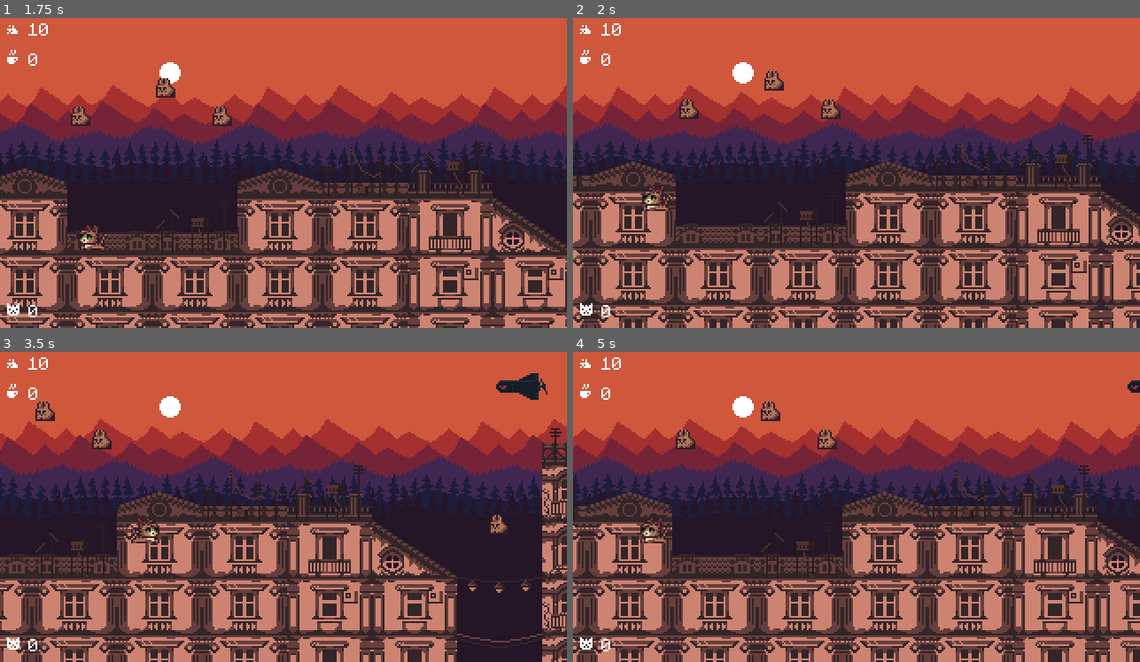
Above: before the commit, frames 1-4 (two rows, left to right).
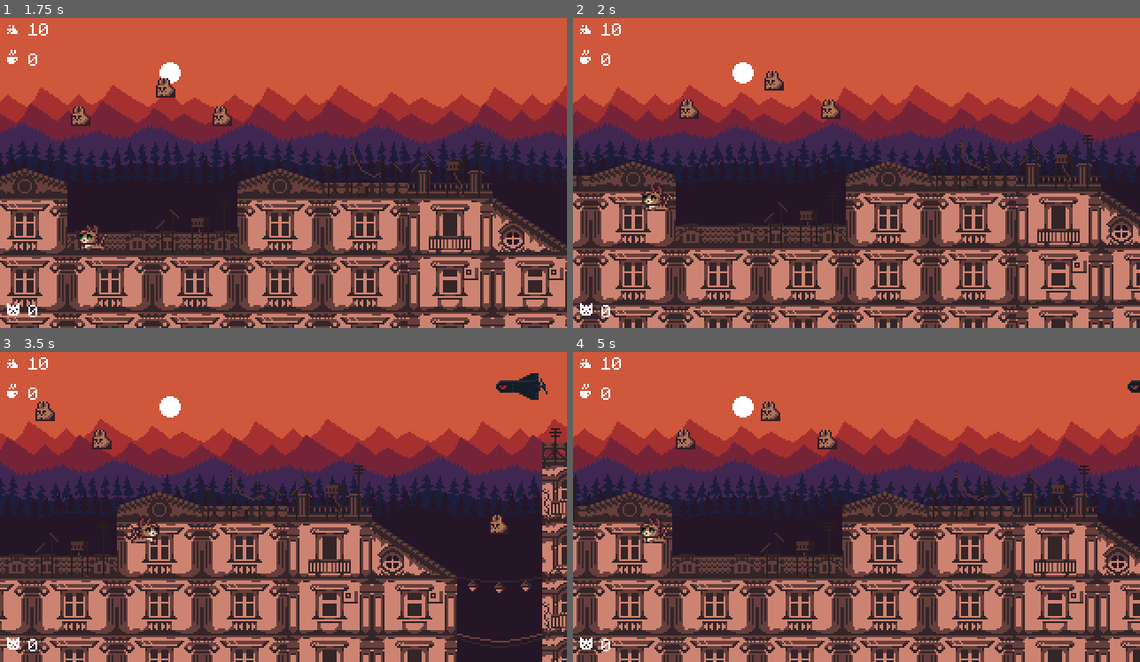
Above: after the commit, the same moments.

Repository: darkgraycat/marcy-runner-gd
Game: Godot game, scene res://scenes/main/main.tscn
The game is run twice, just before and just after one commit, with the same random seed, the same clock (stepped at 60 frames per second) and the same inputs.
Inputs:
- Up to frame 1 (1.75 s): hold W (move_right) 0.53-1.28 s; hold Space (jump) 0.53-1.28 s; hold Q (move_left) from 1.28 s (still down); tap Space (jump) at 1.35, 1.52 s
- Up to frame 2 (2 s): keep holding Q (move_left); tap Space (jump) at 1.82 s
- Up to frame 3 (3.5 s): release Q (move_left) at 2.03 s; hold Space (jump) 2.03-2.78 s; hold W (move_right) from 2.03 s (still down); tap Space (jump) at 2.85, 3.02, 3.32 s
- Up to frame 4 (5 s): release W (move_right) at 3.53 s; hold Space (jump) 3.53-4.28 s; hold Q (move_left) from 3.53 s (still down); tap Space (jump) at 4.35, 4.52, 4.82 s

Frame 1 is identical in both runs. In frame 2, less than 0.1% of the frame differs, in the area x 12-16%, y 54-63%; in frame 3, less than 0.1%; in frame 4, less than 0.1%, in the area x 11-16%, y 53-62%.

Commit message:
: migrate player to animation_player usage

Diff:
--- a/scenes/entities/player/player.gd
+++ b/scenes/entities/player/player.gd
@@ -1,8 +1,9 @@
 class_name Player extends CharacterBody2D
 
-@onready var effect_reciever: EffectReciever = %EffectReciever
-@onready var animated_sprite_2d: AnimatedSprite2D = %AnimatedSprite2D
-@onready var movement: Movement = %Movement
+@onready var sprite_2d: Sprite2D = $Sprite2D
+@onready var animation_player: AnimationPlayer = $AnimationPlayer
+@onready var movement: Movement = $Movement
+@onready var effect_reciever: EffectReciever = $EffectReciever
 
 var input_move: float = 0.0
 var input_jump: bool = false
@@ -32,12 +33,12 @@
 			velocity.y /= 2
 
 	if input_move:
-		animated_sprite_2d.flip_h = input_move < 0
+		sprite_2d.flip_h = input_move < 0
 
 	var next_state := get_current_state()
 	if current_state != next_state:
 		current_state = next_state
-		animated_sprite_2d.play(next_state)
+		animation_player.play(next_state)
 
 	Events.emit_debug_message("%v" % velocity, 1)
 
--- a/scenes/entities/player/player.tscn
+++ b/scenes/entities/player/player.tscn
@@ -6,104 +6,100 @@
 [ext_resource type="Script" uid="uid://dog1hf54j6bcp" path="res://scenes/components/movement/movement.gd" id="4_nh4ur"]
 [ext_resource type="PackedScene" uid="uid://bnssyl4v6wjh8" path="res://scenes/ui/debug_label.tscn" id="5_bjvvg"]
 
-[sub_resource type="AtlasTexture" id="AtlasTexture_kretj"]
-atlas = ExtResource("1_ag6t7")
-region = Rect2(0, 0, 16, 16)
+[sub_resource type="Animation" id="Animation_bjvvg"]
+resource_name = "idle"
+length = 1.00001
+loop_mode = 1
+step = 0.1
+tracks/0/type = "value"
+tracks/0/imported = false
+tracks/0/enabled = true
+tracks/0/path = NodePath("Sprite2D:frame")
+tracks/0/interp = 1
+tracks/0/loop_wrap = true
+tracks/0/keys = {
+"times": PackedFloat32Array(0, 0.2, 0.4, 0.7, 0.8, 0.9),
+"transitions": PackedFloat32Array(1, 1, 1, 1, 1, 1),
+"update": 1,
+"values": [0, 1, 0, 3, 4, 3]
+}
 
-[sub_resource type="AtlasTexture" id="AtlasTexture_5id4m"]
-atlas = ExtResource("1_ag6t7")
-region = Rect2(48, 0, 16, 16)
+[sub_resource type="Animation" id="Animation_8akj5"]
+length = 0.001
+tracks/0/type = "value"
+tracks/0/imported = false
+tracks/0/enabled = true
+tracks/0/path = NodePath("Sprite2D:frame")
+tracks/0/interp = 1
+tracks/0/loop_wrap = true
+tracks/0/keys = {
+"times": PackedFloat32Array(0),
+"transitions": PackedFloat32Array(1),
+"update": 1,
+"values": [0]
+}
 
-[sub_resource type="AtlasTexture" id="AtlasTexture_tqv58"]
-atlas = ExtResource("1_ag6t7")
-region = Rect2(64, 0, 16, 16)
+[sub_resource type="Animation" id="Animation_bj7e2"]
+resource_name = "run"
+length = 0.333342
+loop_mode = 1
+step = 0.0833333
+tracks/0/type = "value"
+tracks/0/imported = false
+tracks/0/enabled = true
+tracks/0/path = NodePath("Sprite2D:frame")
+tracks/0/interp = 1
+tracks/0/loop_wrap = true
+tracks/0/keys = {
+"times": PackedFloat32Array(0, 0.166667, 0.25),
+"transitions": PackedFloat32Array(1, 1, 1),
+"update": 1,
+"values": [9, 10, 8]
+}
 
-[sub_resource type="AtlasTexture" id="AtlasTexture_06kar"]
-atlas = ExtResource("1_ag6t7")
-region = Rect2(64, 0, 16, 16)
+[sub_resource type="Animation" id="Animation_1murt"]
+resource_name = "walk"
+length = 0.333342
+loop_mode = 1
+step = 0.0833333
+tracks/0/type = "value"
+tracks/0/imported = false
+tracks/0/enabled = true
+tracks/0/path = NodePath("Sprite2D:frame")
+tracks/0/interp = 1
+tracks/0/loop_wrap = true
+tracks/0/keys = {
+"times": PackedFloat32Array(0, 0.166667, 0.25),
+"transitions": PackedFloat32Array(1, 1, 1),
+"update": 1,
+"values": [6, 7, 5]
+}
 
-[sub_resource type="AtlasTexture" id="AtlasTexture_hs0fb"]
-atlas = ExtResource("1_ag6t7")
-region = Rect2(144, 0, 16, 16)
+[sub_resource type="Animation" id="Animation_5sj0x"]
+resource_name = "jump"
+length = 0.666675
+step = 0.0833333
+tracks/0/type = "value"
+tracks/0/imported = false
+tracks/0/enabled = true
+tracks/0/path = NodePath("Sprite2D:frame")
+tracks/0/interp = 1
+tracks/0/loop_wrap = true
+tracks/0/keys = {
+"times": PackedFloat32Array(0, 0.0833333, 0.166667),
+"transitions": PackedFloat32Array(1, 1, 1),
+"update": 1,
+"values": [4, 6, 9]
+}
 
-[sub_resource type="AtlasTexture" id="AtlasTexture_kwxey"]
-atlas = ExtResource("1_ag6t7")
-region = Rect2(160, 0, 16, 16)
-
-[sub_resource type="AtlasTexture" id="AtlasTexture_2s8u8"]
-atlas = ExtResource("1_ag6t7")
-region = Rect2(128, 0, 16, 16)
-
-[sub_resource type="AtlasTexture" id="AtlasTexture_7atci"]
-atlas = ExtResource("1_ag6t7")
-region = Rect2(96, 0, 16, 16)
-
-[sub_resource type="AtlasTexture" id="AtlasTexture_c573s"]
-atlas = ExtResource("1_ag6t7")
-region = Rect2(112, 0, 16, 16)
-
-[sub_resource type="AtlasTexture" id="AtlasTexture_v5hqu"]
-atlas = ExtResource("1_ag6t7")
-region = Rect2(80, 0, 16, 16)
-
-[sub_resource type="SpriteFrames" id="SpriteFrames_lh8pf"]
-animations = [{
-"frames": [{
-"duration": 8.0,
-"texture": SubResource("AtlasTexture_kretj")
-}, {
-"duration": 1.0,
-"texture": SubResource("AtlasTexture_5id4m")
-}, {
-"duration": 1.0,
-"texture": SubResource("AtlasTexture_tqv58")
-}, {
-"duration": 1.0,
-"texture": SubResource("AtlasTexture_5id4m")
-}],
-"loop": true,
-"name": &"idle",
-"speed": 10.0
-}, {
-"frames": [{
-"duration": 1.0,
-"texture": SubResource("AtlasTexture_06kar")
-}, {
-"duration": 8.0,
-"texture": SubResource("AtlasTexture_hs0fb")
-}],
-"loop": false,
-"name": &"jump",
-"speed": 12.0
-}, {
-"frames": [{
-"duration": 2.0,
-"texture": SubResource("AtlasTexture_hs0fb")
-}, {
-"duration": 1.0,
-"texture": SubResource("AtlasTexture_kwxey")
-}, {
-"duration": 1.0,
-"texture": SubResource("AtlasTexture_2s8u8")
-}],
-"loop": true,
-"name": &"run",
-"speed": 12.0
-}, {
-"frames": [{
-"duration": 2.0,
-"texture": SubResource("AtlasTexture_7atci")
-}, {
-"duration": 1.0,
-"texture": SubResource("AtlasTexture_c573s")
-}, {
-"duration": 1.0,
-"texture": SubResource("AtlasTexture_v5hqu")
-}],
-"loop": true,
-"name": &"walk",
-"speed": 12.0
-}]
+[sub_resource type="AnimationLibrary" id="AnimationLibrary_bj7e2"]
+_data = {
+&"RESET": SubResource("Animation_8akj5"),
+&"idle": SubResource("Animation_bjvvg"),
+&"jump": SubResource("Animation_5sj0x"),
+&"run": SubResource("Animation_bj7e2"),
+&"walk": SubResource("Animation_1murt")
+}
 
 [sub_resource type="RectangleShape2D" id="RectangleShape2D_6nkbq"]
 size = Vector2(10, 13)
@@ -114,24 +110,26 @@
 floor_snap_length = 5.0
 script = ExtResource("1_0v5uu")
 
-[node name="AnimatedSprite2D" type="AnimatedSprite2D" parent="."]
-unique_name_in_owner = true
+[node name="Movement" type="Node" parent="."]
+script = ExtResource("4_nh4ur")
+
+[node name="EffectReciever" type="Node" parent="."]
+script = ExtResource("2_h8dl3")
+
+[node name="Sprite2D" type="Sprite2D" parent="."]
 position = Vector2(0, -8)
-sprite_frames = SubResource("SpriteFrames_lh8pf")
-animation = &"idle"
+texture = ExtResource("1_ag6t7")
+hframes = 11
+
+[node name="AnimationPlayer" type="AnimationPlayer" parent="."]
+libraries = {
+&"": SubResource("AnimationLibrary_bj7e2")
+}
 autoplay = "idle"
 
 [node name="CollisionShape2D" type="CollisionShape2D" parent="."]
 position = Vector2(-1, -6.5)
 shape = SubResource("RectangleShape2D_6nkbq")
 
-[node name="EffectReciever" type="Node" parent="."]
-unique_name_in_owner = true
-script = ExtResource("2_h8dl3")
-
-[node name="Movement" type="Node" parent="."]
-unique_name_in_owner = true
-script = ExtResource("4_nh4ur")
-
 [node name="DebugLabel" parent="." instance=ExtResource("5_bjvvg")]
 channel = 1
Not shown: 1 places in scenes/entities/player/player.tscn that only renumber resources
